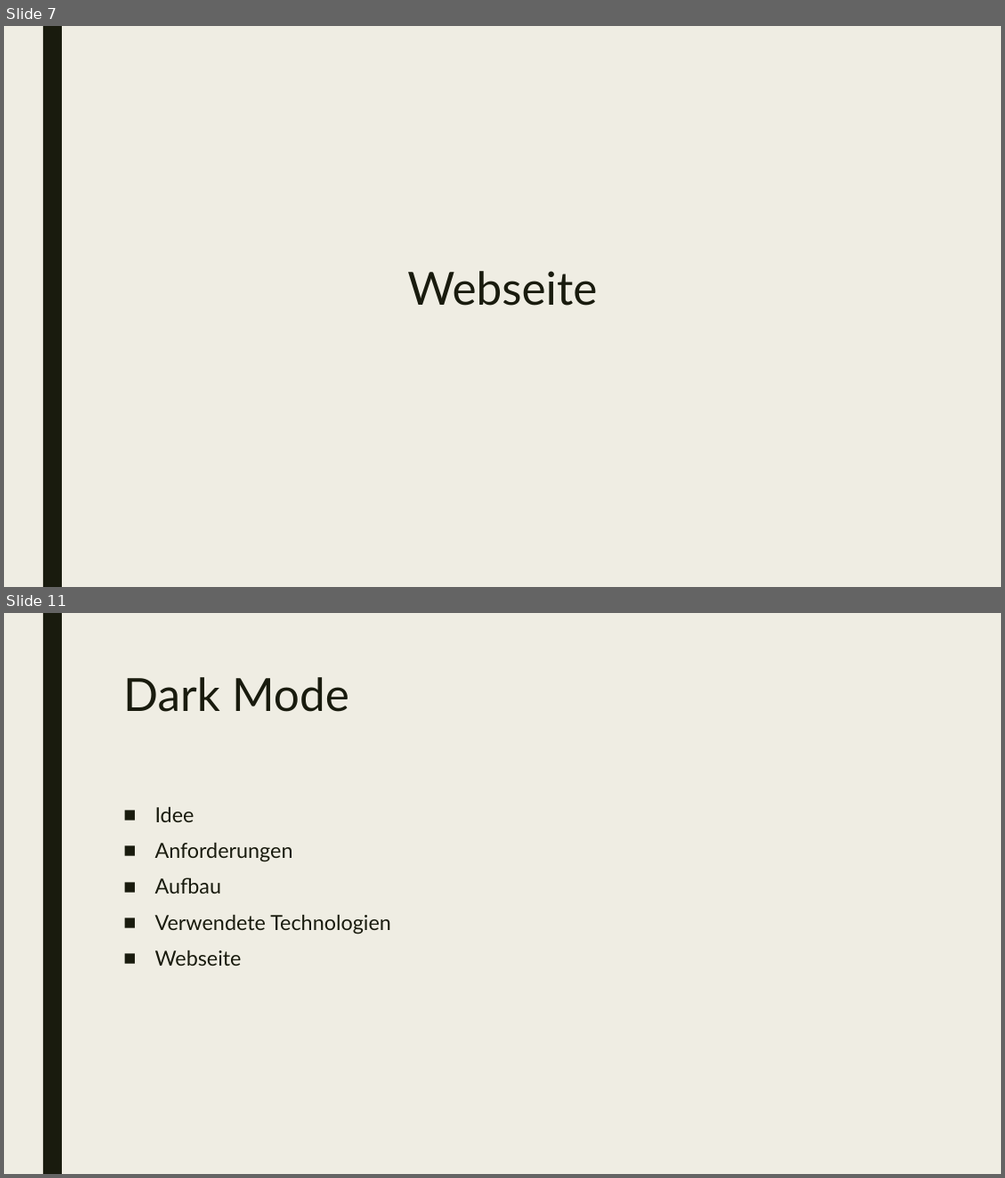
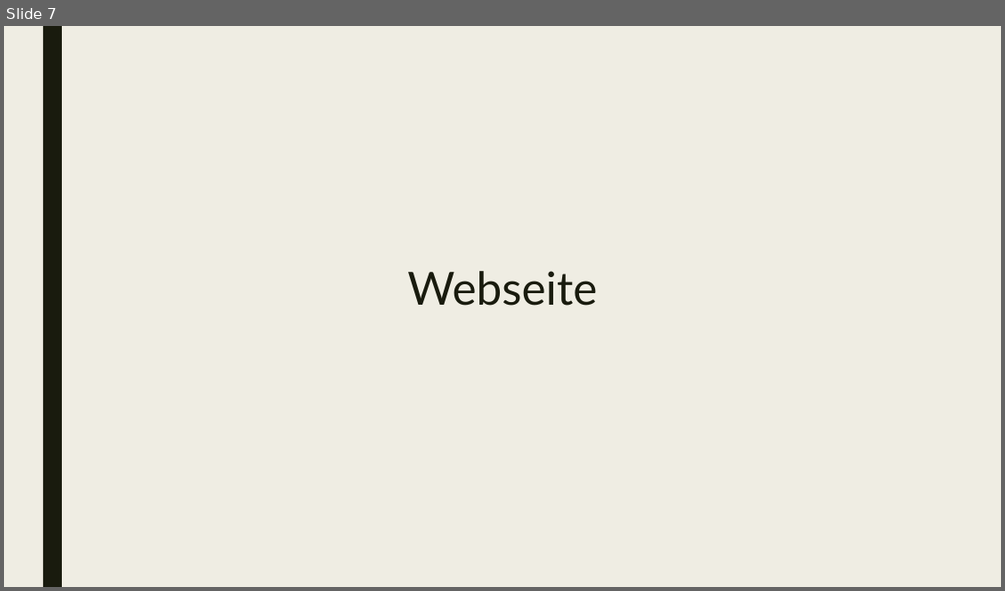
Before and after one commit to philippthuemler/WebEngineering_WordCounter, a slide deck: presentation_WordCounter.pptx. Shown one above the other, each under a label of ours: slides 7 and 11 before the commit, slide 7 after it; the slides between them are not shown. The pictures are 1005x1178 and 1005x591 pixels, drawn with LibreOffice and Linux fonts; fonts in the diff are those of the drawing. Boxes give left, top, right and bottom in pixels: in the first picture for what was removed or moved away, otherwise in the second. Text is boxed around its words. In the diff, an @@ line names an element or a change of style, - is before the commit and + after.

```diff
--- a/presentation_WordCounter.pptx
+++ b/presentation_WordCounter.pptx
@@ slide 11 removed at [4,613,1001,1174], background #EFEDE3; not listed: 1 template element that a slide beside it also shows @@
@@ text removed at [123,677,349,712] @@
-Dark Mode
@@ text removed at [155,806,391,965] @@
-■ Idee
-■ Anforderungen
-■ Aufbau
-■ Verwendete Technologien
-■ Webseite
```
Also in this commit, not shown: 4 slides added, 3 other slides removed, 1 other file.
